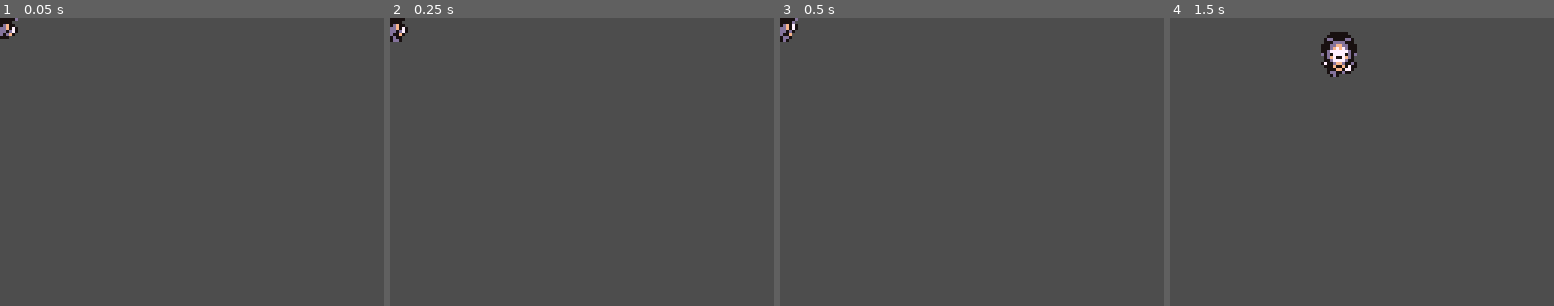
Above: before the commit, frames 1-4 (left to right).
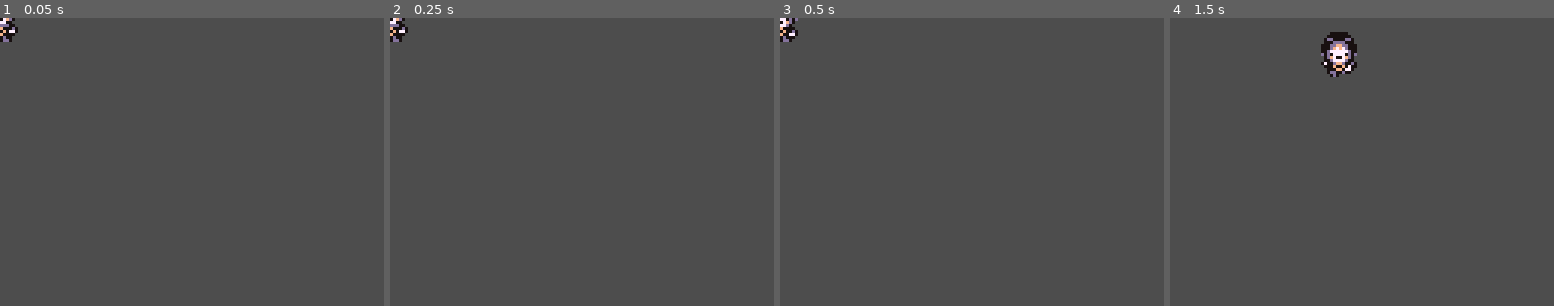
Above: after the commit, the same moments.

Repository: 5mhmyhead/Love-From-Godot
Game: Godot game, scene res://scenes/player.tscn
Two runs of this game, one before a commit and one after it. Both use one fixed random seed, a clock stepped at 60 frames per second and the inputs below.
Inputs:
- Up to frame 1 (0.05 s): no input
- Up to frame 2 (0.25 s): no input
- Up to frame 3 (0.5 s): no input
- Up to frame 4 (1.5 s): tap Enter at 0.5 s; hold D (right) 0.53-1.28 s; hold Shift (sprint) 0.53-1.28 s; hold S (down) from 1.28 s (still down); tap Shift (sprint) at 1.35 s
The pictures show only the part of the screen within x 0-50%, y 0-50%; the shares and areas given below are measured in that part.

The runs differ from the first frame. In frame 1, 0.2% of the frame differs, in the area x 0-5%, y 0-9%; in frame 2, 0.1%; in frame 3, 0.2%; in frame 4, nothing differs.

Commit message:
Test change

Diff:
--- a/scenes/player.gd
+++ b/scenes/player.gd
@@ -12,6 +12,7 @@
 	&"down": Vector2(0, 1),
 	&"up": Vector2(0, -1)
 }
+
 
 func _process(_delta: float) -> void:
 	for d in directions:
--- a/scenes/player.tscn
+++ b/scenes/player.tscn
@@ -209,6 +209,5 @@
 texture_filter = 1
 scale = Vector2(3, 3)
 sprite_frames = SubResource("SpriteFrames_tuyoq")
-animation = &"idle_north"
-autoplay = "north"
-frame_progress = 0.56493527
+animation = &"idle_south"
+autoplay = "idle_south"
